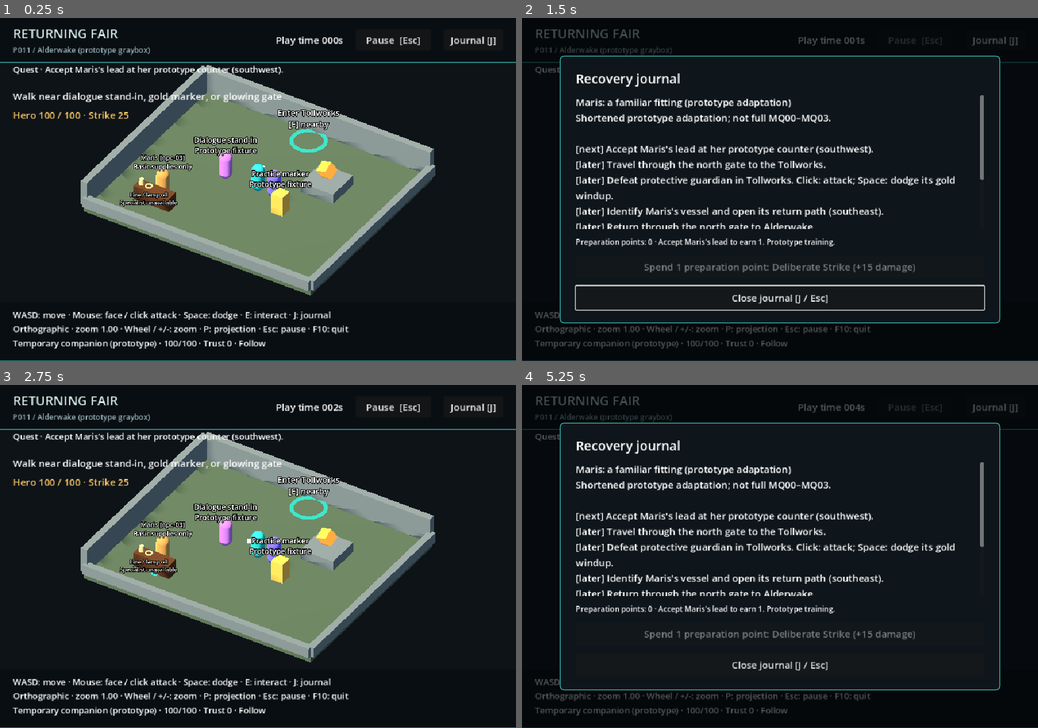
Above: before the commit, frames 1-4 (two rows, left to right).
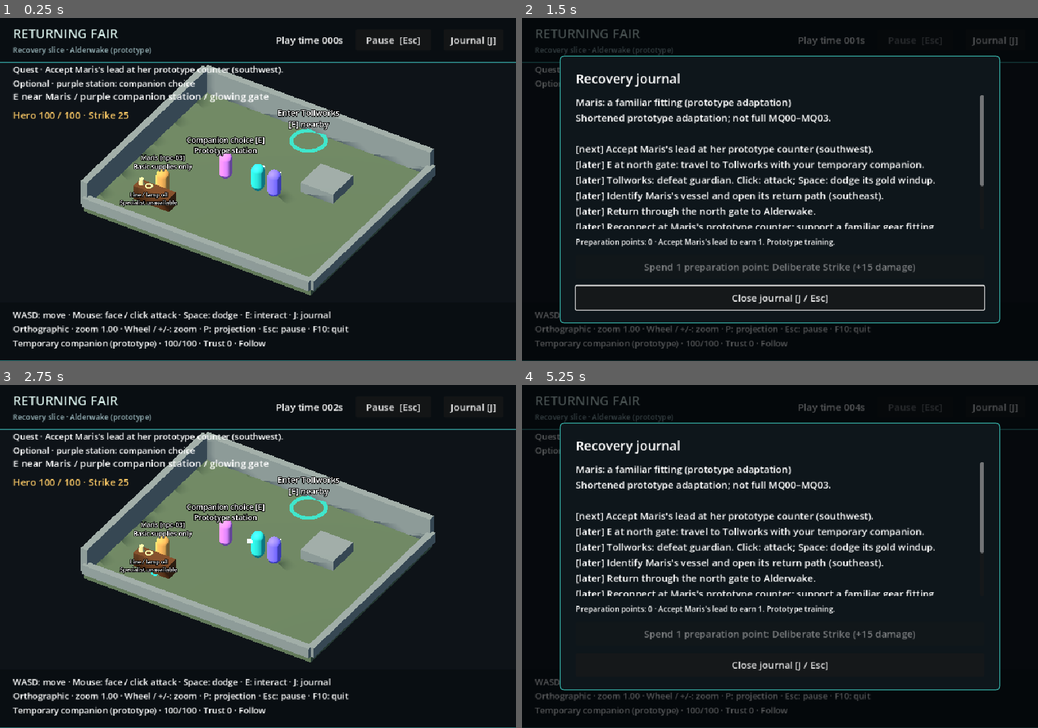
Above: after the commit, the same moments.

Repository: conejoo/game-prototype-3
Game: Godot game, scene res://app/game_root.tscn
The game is run twice, just before and just after one commit, with the same random seed, the same clock (stepped at 60 frames per second) and the same inputs.
Inputs (mouse positions are in pixels of both pictures, inside the frame that each line leads up to):
- Up to frame 1 (0.25 s): no input
- Up to frame 2 (1.5 s): click "Journal [J]" at 0.5 s; move the mouse to (893, 172) at 1.27 s; press the mouse at (893, 172) at 1.28 s; hold D (move_right) from 1.28 s (still down)
- Up to frame 3 (2.75 s): tap E (interact) at 1.55, 2.1 s; move the mouse to (154, 573) at 2.02 s; release D (move_right) at 2.03 s; release the mouse at (154, 573) at 2.03 s; hold S (move_back) from 2.03 s (still down); tap J (journal) at 2.3 s
- Up to frame 4 (5.25 s): release S (move_back) at 2.75 s; click "Pause [Esc]" at 2.75 s; click "Resume" at 3.5 s; tap Enter at 4.25 s; move the mouse to (831, 481) at 4.27 s; hold D (move_right) 4.28-5.03 s; hold E (interact) 4.28-5.03 s; tap J (journal) at 4.55 s; move the mouse to (754, 625) at 5.02 s; hold W (move_forward) from 5.03 s (still down); click (754, 625) at 5.1 s

The runs differ from the first frame. In frame 1, 2.6% of the frame differs, in the area x 2-66%, y 8-58%; in frame 2, 4.0%, in the area x 2-90%, y 8-62%; in frame 3, 2.6%; in frame 4, 4.0%.

Commit message:
feat: complete P013 playable recovery slice

Diff:
--- a/game/app/game_root.gd
+++ b/game/app/game_root.gd
@@ -28,10 +28,12 @@
 @export var content_manifest: ContentManifest = preload("res://content/prototype_catalog.tres")
 @export var initial_location_id: String = "prototype-alderwake"
 @export var initial_spawn_id: String = "alderwake-start"
+@export var developer_fixtures: bool = false
 
 
 func _ready() -> void:
 	get_tree().auto_accept_quit = false
+	world_host.developer_fixtures = OS.is_debug_build() and (developer_fixtures or "--developer-fixtures" in OS.get_cmdline_user_args())
 	# Debug-only named slot isolates playtest files; normal runs use the main slot.
 	if OS.is_debug_build():
 		for argument: String in OS.get_cmdline_user_args():
@@ -213,8 +215,8 @@
 	get_tree().paused = paused
 	_update_controls()
 	ui.show_paused(paused)
-	if paused and not _combat_stable():
-		ui.show_save_status("Combat paused. Resume or R: retry after death; save/load locked.")
+	if paused:
+		ui.show_save_status("No autosave. Save here; reopen and choose Load to continue." if _combat_stable() else "Combat paused. Resume and retreat, or R: retry after death; save/load locked.")
 	print("P001: %s at play time %.2fs." % ["Paused" if paused else "Resumed", session.elapsed_play_seconds])
 
 
@@ -327,7 +329,7 @@
 		ui.show_travel("Quest progress kept; retry restarts at last arrival anchor." if player_placeholder.state.health == 0 else "Click: attack · Space: dodge · Finish fight or retreat to interact / save")
 		return
 	selected_interaction = InteractionSelector.select(player_placeholder, world_host.current_location)
-	ui.show_travel("E: " + selected_interaction.prompt if selected_interaction != null else "Walk near dialogue stand-in, gold marker, or glowing gate")
+	ui.show_travel("E: " + selected_interaction.prompt if selected_interaction != null else "E near Maris / purple companion station / glowing gate" if session.current_location_id == "prototype-alderwake" else "E near southeast vessel / north return gate")
 
 
 func interact() -> DialogueService.ActionResult:
@@ -411,7 +413,20 @@
 
 
 func _refresh_journal() -> void:
-	ui.show_objective(quests.objective("prototype-maris-recovery"))
+	var objective: String = quests.objective("prototype-maris-recovery")
+	var definition: QuestDefinition = catalog.get_quest("prototype-maris-recovery")
+	var count: int = session.quests[definition.stable_id].completed_step_ids.size()
+	if count < definition.steps.size():
+		var step: QuestStep = definition.steps[count]
+		if step.source_id != "location-arrival" and step.location_id != session.current_location_id:
+			objective = "E at north gate: travel to %s for next objective." % catalog.get_location(step.location_id).display_name
+	var optional: PackedStringArray = []
+	if session.relationship.reaction_ids.is_empty():
+		optional.append("purple station: companion choice")
+	if progression.available_points() > 0:
+		optional.append("J: spend preparation point")
+	var hint: String = "Optional · " + " · ".join(optional) if not optional.is_empty() else "Esc: save outside combat · No autosave; reopen then Load"
+	ui.show_objective(objective + "\n" + hint)
 	if journal_open:
 		ui.show_journal(true, _journal_text())
 		ui.show_upgrade(progression)
--- a/game/app/world_host.gd
+++ b/game/app/world_host.gd
@@ -11,6 +11,7 @@
 var current_location: PrototypeLocation
 var transitioning: bool = false
 var transition_count: int = 0
+var developer_fixtures: bool = false
 
 
 func initialize(content: ContentCatalog, run: GameSession, persistent_party: PrototypeParty) -> void:
@@ -32,6 +33,12 @@
 			candidate_node.free()
 		return PackedStringArray(["location scene requires PrototypeLocation"])
 	var candidate: PrototypeLocation = candidate_node as PrototypeLocation
+	# Remove test props before validation/navigation/placement. Dialogue station
+	# remains normal prototype content; it provides the active ally's choice.
+	if not developer_fixtures:
+		for child: Node in candidate.get_children():
+			if child.is_in_group("developer_fixture"):
+				child.free()
 	var errors: PackedStringArray = candidate.validation_errors(definition, catalog)
 	if not errors.is_empty():
 		candidate.free()
--- a/game/content/dialogue/temporary_companion.tres
+++ b/game/content/dialogue/temporary_companion.tres
@@ -8,7 +8,7 @@
 stable_id = "prototype-ask-room"
 label = "What should we look at?"
 action_id = "prototype-observe"
-response = PackedStringArray("Try the practice marker, then the glowing travel gate. This is temporary test dialogue, not a story objective.")
+response = PackedStringArray("Start with Maris at Alderwake's southwest counter. Her lead earns a preparation point: open J to choose Deliberate Strike. Then use the north gate, clear the guardian and inspect the southeast vessel. Return to Maris for the fitting. This stationary prototype station voices your active ally; our identity and dialogue are noncanonical.")
 
 [sub_resource type="Resource" id="Choice_leave"]
 script = ExtResource("2")
@@ -39,5 +39,5 @@
 display_name = "Temporary companion (prototype fixture)"
 prototype_fixture = true
 speaker_actor_id = "prototype-companion"
-lines = PackedStringArray("[Prototype fixture; noncanonical] Ready to test this room together.")
+lines = PackedStringArray("[Prototype fixture; noncanonical] Your temporary ally follows and helps in combat. This purple station voices our dialogue. We can share the plan or take orders: choose once to record a trust reaction. Maris's lead starts at Alderwake's southwest counter.")
 choices = Array[ExtResource("2")]([SubResource("Choice_look"), SubResource("Choice_leave"), SubResource("Choice_shared"), SubResource("Choice_orders")])
--- a/game/content/locations/alderwake.tres
+++ b/game/content/locations/alderwake.tres
@@ -5,7 +5,7 @@
 [resource]
 script = ExtResource("1")
 stable_id = "prototype-alderwake"
-display_name = "Alderwake (prototype graybox)"
+display_name = "Alderwake (prototype)"
 prototype_fixture = true
 scene_path = "res://world/alderwake.tscn"
 spawn_ids = PackedStringArray("alderwake-start", "alderwake-from-tollworks")
--- a/game/content/locations/tollworks.tres
+++ b/game/content/locations/tollworks.tres
@@ -5,7 +5,7 @@
 [resource]
 script = ExtResource("1")
 stable_id = "prototype-tollworks"
-display_name = "Tollworks (prototype graybox)"
+display_name = "Tollworks (prototype)"
 prototype_fixture = true
 scene_path = "res://world/tollworks.tscn"
 spawn_ids = PackedStringArray("tollworks-start", "tollworks-from-alderwake")
--- a/game/content/quests/maris_recovery.tres
+++ b/game/content/quests/maris_recovery.tres
@@ -19,7 +19,7 @@
 effect_id = "maris-expedition-started"
 location_id = "prototype-tollworks"
 source_id = "location-arrival"
-objective = "Travel through the north gate to the Tollworks."
+objective = "E at north gate: travel to Tollworks with your temporary companion."
 
 [sub_resource type="Resource" id="Guardian"]
 script = ExtResource("2")
@@ -28,7 +28,7 @@
 effect_id = "tollworks-guardian-cleared"
 location_id = "prototype-tollworks"
 source_id = "tollworks-guardian-01"
-objective = "Defeat protective guardian in Tollworks. Click: attack; Space: dodge its gold windup."
+objective = "Tollworks: defeat guardian. Click: attack; Space: dodge its gold windup."
 
 [sub_resource type="Resource" id="Vessel"]
 script = ExtResource("2")
--- a/game/features/interaction/npc_interaction.tscn
+++ b/game/features/interaction/npc_interaction.tscn
@@ -17,7 +17,7 @@
 [node name="TemporaryCompanion" type="Node3D"]
 script = ExtResource("1")
 kind = "talk"
-prompt = "Talk to prototype dialogue stand-in"
+prompt = "Talk with temporary companion (prototype station)"
 dialogue_id = "prototype-companion-greeting"
 
 [node name="VisualRoot" type="Node3D" parent="."]
@@ -37,4 +37,4 @@
 billboard = 1
 pixel_size = 0.014
 font_size = 28
-text = "Dialogue stand-in\nPrototype fixture"
+text = "Companion choice [E]\nPrototype station"
--- a/game/tests/interaction_dialogue_checks.gd
+++ b/game/tests/interaction_dialogue_checks.gd
@@ -50,6 +50,7 @@
 	first.cancel()
 
 	game = (load("res://app/game_root.tscn") as PackedScene).instantiate()
+	game.developer_fixtures = true # Explicit P006 reusable practice-prop fixture.
 	root.add_child(game)
 	await game.world_host.transition_finished
 	await process_frame
--- /dev/null
+++ b/game/tests/playable_slice_checks.gd
@@ -0,0 +1,59 @@
+extends SceneTree
+## Presentation/lifecycle checks only; full normal-input slice is tested windowed.
+
+var failures: PackedStringArray = []
+
+
+func _initialize() -> void:
+	_run.call_deferred()
+
+
+func _run() -> void:
+	var game: Node3D = load("res://app/game_root.tscn").instantiate()
+	root.add_child(game)
+	await game.world_host.transition_finished
+	_check(not game.has_node("LivePlaytestBridge"), "Normal startup enabled developer bridge")
+	_check(game.session.completed_effect_ids.is_empty() and game.session.relationship.reaction_ids.is_empty(), "Normal startup contains setup progress")
+	_check(game.player_placeholder.combat.damage == 25 and game.session.party_member_ids.size() == 2, "Normal party/damage defaults changed")
+	_check("companion choice" in game.ui.objective_label.text, "Optional reaction not discoverable")
+	game.world_host.request_transition("prototype-tollworks", "tollworks-from-alderwake")
+	await game.world_host.transition_finished
+	_check(game.session.completed_effect_ids.is_empty() and not is_instance_valid(game.guardian), "Early travel supplied quest setup")
+	_check("travel to Alderwake" in game.ui.objective_label.text, "Wrong-room lead objective strands player")
+	game.world_host.request_transition("prototype-alderwake", "alderwake-from-tollworks")
+	await game.world_host.transition_finished
+	# Explicit rule fixture verifies hints update from their authoritative services.
+	game.quests.apply("prototype-maris-recovery", "maris-accept-lead", "prototype-alderwake", "npc-03-counter")
+	_check("spend preparation point" in game.ui.objective_label.text, "Earned upgrade not discoverable")
+	game.relationships.apply("prototype-shared-plan")
+	game._toggle_journal()
+	game._select_upgrade()
+	_check("Preparation complete" in game.ui.upgrade_status.text or "selected" in game.ui.upgrade_status.text, "Selected upgrade hint misleading")
+	game._toggle_journal()
+	_check("companion choice" not in game.ui.objective_label.text and "spend preparation point" not in game.ui.objective_label.text, "Optional hints remain after completion")
+	game._set_paused(true)
+	_check("No autosave" in game.ui.save_status.text and not game.ui.save_button.disabled, "Stable pause save guidance incorrect")
+	game._set_paused(false)
+	for enabled: bool in [false, true, false]:
+		game.world_host.developer_fixtures = enabled
+		for location: String in ["prototype-tollworks", "prototype-alderwake"]:
+			var spawn: String = "tollworks-from-alderwake" if location == "prototype-tollworks" else "alderwake-from-tollworks"
+			_check(game.world_host.request_transition(location, spawn).is_empty(), "Fixture mode transition rejected")
+			await game.world_host.transition_finished
+			var room: PrototypeLocation = game.world_host.current_location
+			_check(room.has_node("PracticeMarker") == enabled and room.has_node("TestBeacon") == enabled, "Developer props leak or disappear in wrong mode")
+			_check(room.has_node("TemporaryCompanion") and room.has_node("TravelGate"), "Playable interactions removed")
+			_check(room.navigation_region != null and game.party.members().size() == 2, "Fixture mode broke navigation/party")
+			_check("Recovery slice" in game.ui.location_label.text, "Stale development-stage HUD")
+	game.queue_free()
+	await process_frame
+	for failure: String in failures:
+		push_error(failure)
+	if failures.is_empty():
+		print("P013 checks: PASS — fresh normal run, optional guidance, explicit save boundary, developer isolation/repeated travel, party/navigation; synthetic rules only")
+	quit(0 if failures.is_empty() else 1)
+
+
+func _check(condition: bool, message: String) -> void:
+	if not condition:
+		failures.append(message)
--- a/game/tests/save_checks.gd
+++ b/game/tests/save_checks.gd
@@ -150,7 +150,7 @@
 	_check(game.player_placeholder.state == game.session.actors[GameSession.PLAYER_INSTANCE_ID] and game.player_placeholder.state.health == 37, "Wrapper not rebound to restored actor")
 	_check(game.session.current_location_id == "prototype-tollworks" and game.session.elapsed_play_seconds == 42.5, "Root restore lost location/time")
 	_check(game.player_placeholder.global_position.distance_to(Vector3(0, 0, -2.5)) < 0.01 and paused and not game.player_placeholder.controls_enabled, "Load did not respect arrival anchor/pause")
-	_check(game.ui.travel_label.text == "Walk near dialogue stand-in, gold marker, or glowing gate", "Paused restore retained stale loading prompt")
+	_check(game.ui.travel_label.text == "E near southeast vessel / north return gate", "Paused restore retained stale loading prompt")
 	_check(game.player_placeholder.get_instance_id() == actor_id and game.party.members().size() == 2, "Load duplicated actor wrapper")
 
 	var live: GameSession = game.session
--- a/game/ui/prototype_ui.gd
+++ b/game/ui/prototype_ui.gd
@@ -90,7 +90,7 @@
 
 
 func show_location(description: String) -> void:
-	location_label.text = "P011 / " + description
+	location_label.text = "Recovery slice · " + description
 
 
 func show_companion(actor: ActorState, mode: String, trust: int = 0) -> void:
@@ -195,7 +195,7 @@
 	var selected: bool = ProgressionService.UPGRADE_ID in service.session.progression.upgrade_ids
 	upgrade_button.disabled = selected or service.available_points() < 1
 	upgrade_button.text = "Deliberate Strike selected · damage 40" if selected else "Spend 1 preparation point: Deliberate Strike (+15 damage)"
-	upgrade_status.text = "Preparation points: %d · Accept Maris's lead to earn 1. Prototype training." % service.available_points()
+	upgrade_status.text = "Preparation complete · Deliberate Strike: 25 → 40 damage (prototype training)." if selected else "Preparation points: %d · %s" % [service.available_points(), "Select below before entering Tollworks." if service.available_points() > 0 else "Accept Maris's lead to earn 1. Prototype training."]
 	var buttons: Array[Button] = []
 	if not upgrade_button.disabled:
 		buttons.append(upgrade_button)
--- a/game/ui/prototype_ui.tscn
+++ b/game/ui/prototype_ui.tscn
@@ -73,7 +73,7 @@
 layout_mode = 2
 theme_override_colors/font_color = Color(0.6, 0.71, 0.73, 1)
 theme_override_font_sizes/font_size = 14
-text = "P003  /  Movement + camera test room  /  Prototype content"
+text = "Recovery slice · Prototype adaptation"
 
 [node name="PlayTime" type="Label" parent="Screen/Header/Margin/Row"]
 layout_mode = 2
@@ -184,9 +184,9 @@
 [node name="Hint" type="Label" parent="Screen/PauseOverlay/Center/Panel/Margin/Options"]
 layout_mode = 2
 theme_override_font_sizes/font_size = 16
-text = "Save health, party, quest progress and effects while paused.
-Load returns to last arrival anchor, not current position.
-No autosave. Esc resumes."
+text = "Save after closing dialogue/journal, outside combat and travel.
+Load restores progress and health at last arrival anchor.
+No autosave. Reopen, pause, choose Load, then Resume."
 horizontal_alignment = 1
 
 [node name="Resume" type="Button" parent="Screen/PauseOverlay/Center/Panel/Margin/Options"]
@@ -207,7 +207,7 @@
 [node name="SaveStatus" type="Label" parent="Screen/PauseOverlay/Center/Panel/Margin/Options"]
 layout_mode = 2
 theme_override_font_sizes/font_size = 16
-text = "Save/load available outside travel."
+text = "Explicit saves only; quit does not save."
 autowrap_mode = 2
 horizontal_alignment = 1
 
--- a/game/world/alderwake.tscn
+++ b/game/world/alderwake.tscn
@@ -136,7 +136,7 @@
 [node name="CollisionShape3D" type="CollisionShape3D" parent="Plinth"]
 shape = SubResource("Shape_plinth")
 
-[node name="TestBeacon" type="Node3D" parent="."]
+[node name="TestBeacon" type="Node3D" parent="." groups=["developer_fixture"]]
 position = Vector3(3, 1.2, -2)
 
 [node name="Mesh" type="MeshInstance3D" parent="TestBeacon"]
@@ -178,7 +178,7 @@
 position = Vector3(-2, 0, 0)
 instance_id = "alderwake-temporary-companion"
 
-[node name="PracticeMarker" parent="." instance=ExtResource("5_prop")]
+[node name="PracticeMarker" parent="." groups=["developer_fixture"] instance=ExtResource("5_prop")]
 position = Vector3(2, 0, 1)
 instance_id = "alderwake-practice-marker"
 
--- a/game/world/tollworks.tscn
+++ b/game/world/tollworks.tscn
@@ -135,7 +135,7 @@
 [node name="CollisionShape3D" type="CollisionShape3D" parent="Plinth"]
 shape = SubResource("Shape_plinth")
 
-[node name="TestBeacon" type="Node3D" parent="."]
+[node name="TestBeacon" type="Node3D" parent="." groups=["developer_fixture"]]
 position = Vector3(3, 1.2, -2)
 
 [node name="Mesh" type="MeshInstance3D" parent="TestBeacon"]
@@ -177,7 +177,7 @@
 position = Vector3(-2, 0, 0)
 instance_id = "tollworks-temporary-companion"
 
-[node name="PracticeMarker" parent="." instance=ExtResource("5_prop")]
+[node name="PracticeMarker" parent="." groups=["developer_fixture"] instance=ExtResource("5_prop")]
 position = Vector3(2, 0, 1)
 instance_id = "tollworks-practice-marker"
 
Not shown, added: game/tests/playable_slice_checks.gd.uid
Not shown, changed: docs/ARCHITECTURE.md
Not shown, changed: docs/CHECKLIST.md
Not shown, changed: docs/CURRENT_STATE.md
Not shown, changed: tools/PLAYTEST.md
